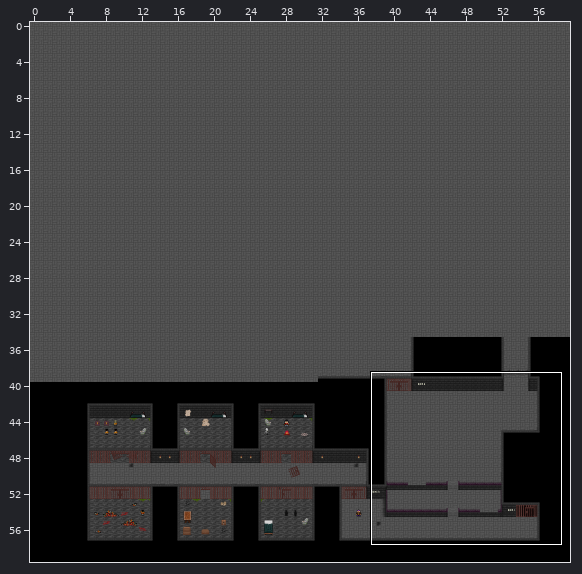
Tiled map: Maps/UndeadParadise.tmx. Above: a wide view before the commit, with the close-up outlined.
Close-up. The starting point:
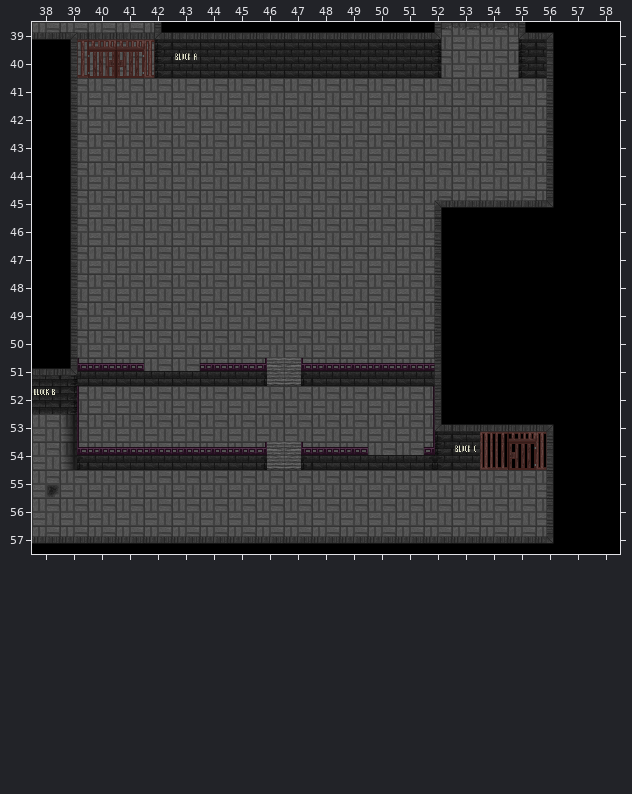
Cells are 32x32 px. Shown: x 38..58, y 39..57. The commit also changed other parts of the map, which this record leaves out. Tiles whose own drawing changed are shown in their newer look in all pictures.
And afterwards:
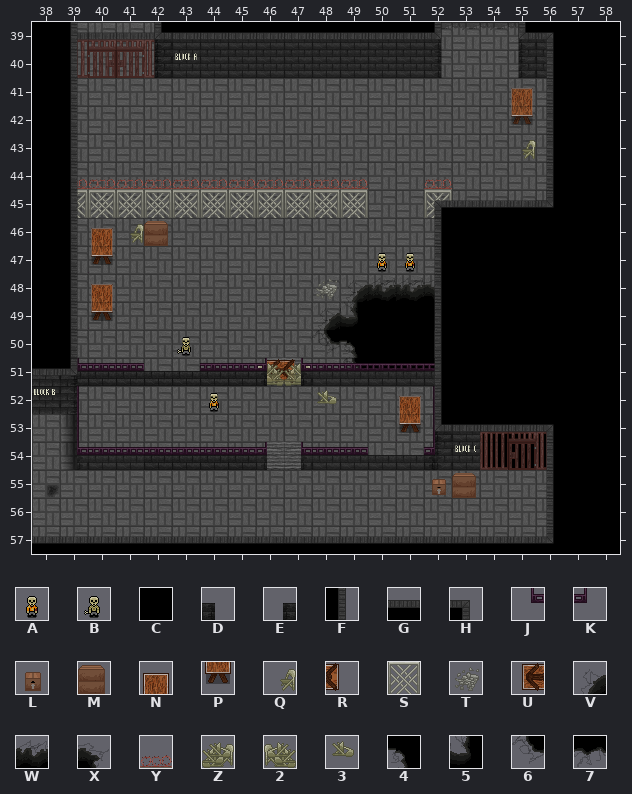
Key: from "LostSoul": A 1, B 25; from "dunegon": C 2, D 14, E 14 flipped left-right, F 108, G 108 turned 270, H 110 flipped left-right, J 120, K 120 flipped left-right, L 127, M 128, N 130, P 145, Q 147, R 148 flipped on the other diagonal, S 161, T 162, U 163 flipped on the other diagonal, V 173, W 174, X 175, Y 176, Z 178, 2 178 flipped left-right, 3 179, 4 187, 5 202, 6 203, 7 204.
_ is an empty cell.
Difference:
layer "Wall Layer" opacity 100% -> 90%
Layer "Ground Layer 2":
The edit adds tile 3 in row 52 at x 48.
The edit adds tile 4 in row 50 at x 49.
The edit adds tile 5 in row 49 at x 49.
The edit adds tile 6 in row 50 at x 48; in row 51 at x 49.
The edit adds tile 7 in row 51 at x 50 to 52.
The edit adds tile A in row 47 at x 50 to 51; in row 52 at x 44.
The edit adds tile B in row 50 at x 43.
The edit adds tile C in rows 49 to 50 at x 50 to 52.
The edit adds tile L in row 55 at x 52.
The edit adds tile M in row 46 at x 42; in row 55 at x 53.
The edit adds tile N in row 46 at x 40; in row 48 at x 40; in row 52 at x 51.
The edit adds tile P in row 47 at x 40; in row 49 at x 40; in row 53 at x 51.
The edit adds tile Q in row 43 at x 55; in row 46 at x 41.
The edit adds tile T in row 48 at x 48.
The edit adds tile V in row 48 at x 49; in row 49 at x 48.
The edit adds tile W in row 48 at x 50 to 51.
The edit adds tile X in row 48 at x 52.
Layer "Player Layer":
The edit adds tile R in row 51 at x 47.
The edit adds tile U in row 51 at x 46.
Layer "Wall Layer":
Tile D gives way to tile 2 in row 51 at x 46.
The edit adds tile N in row 41 at x 55.
The edit adds tile P in row 42 at x 55.
The edit adds tile S in row 45 at x 39 to 49 and 52.
The edit adds tile Y in row 44 at x 39 to 49 and 52.
Tile E gives way to tile Z in row 51 at x 47.
Layer "Wall Decoration":
Tile K gives way to tile D in row 51 at x 46.
Tile J gives way to tile E in row 51 at x 47.
Layer "Above Layer":
Tile G gives way to tile C in row 39 at x 38.
Tile H gives way to tile F in row 39 at x 39.
The edit adds tile J in row 51 at x 47.
The edit adds tile K in row 51 at x 46.
